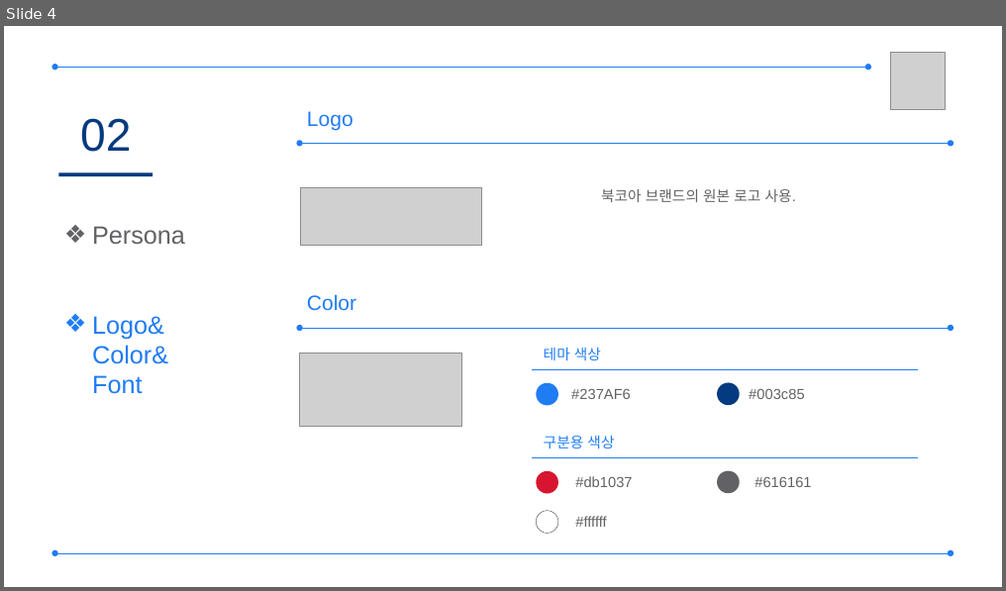
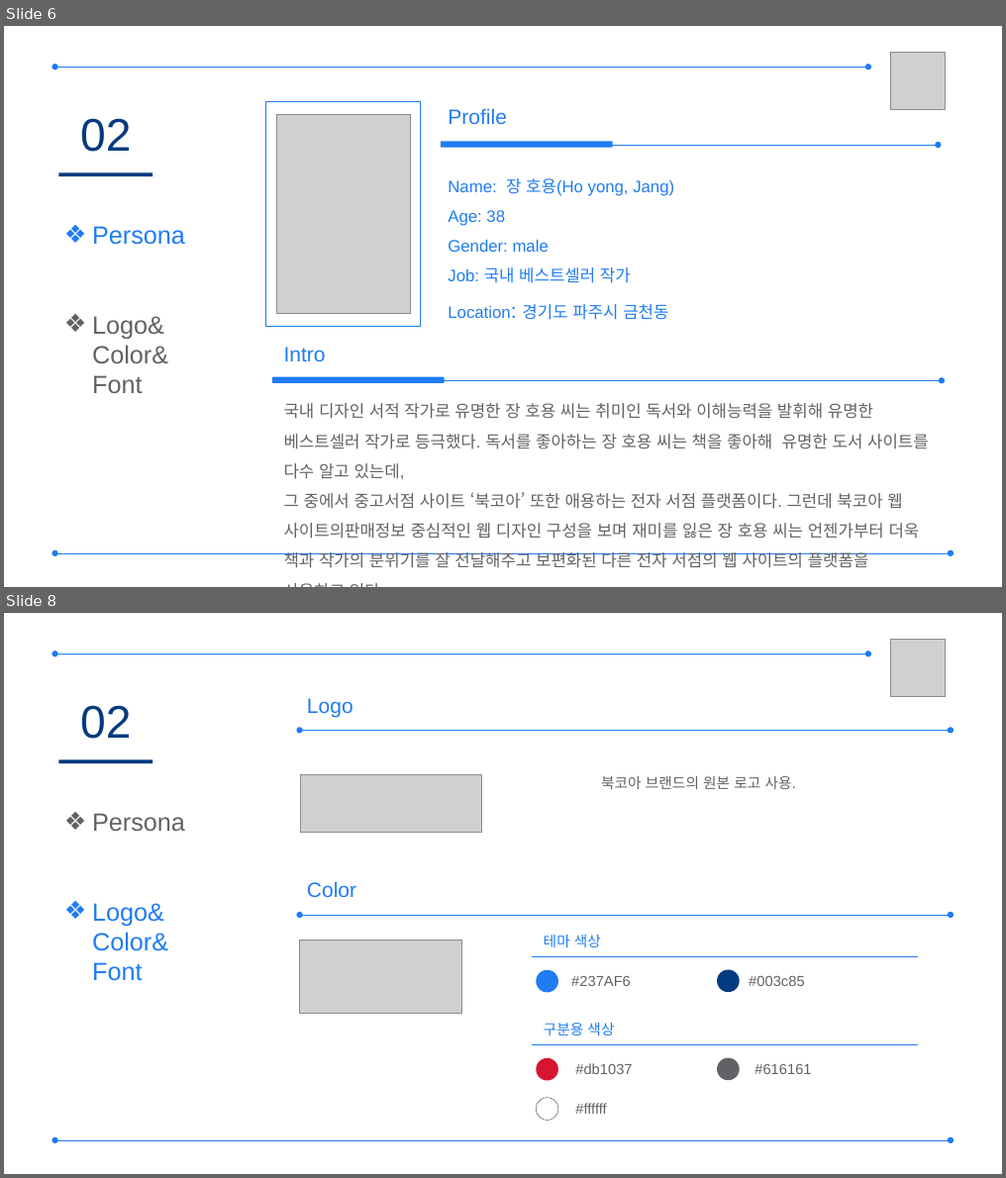
Before and after one commit to naisha855/Project_4, a slide deck: Plan/프레젠테이션1.pptx. Shown one above the other, each under a label of ours: slide 4 before the commit, slides 6 and 8 after it; the slides between them are not shown. The pictures are 1006x591 and 1006x1178 pixels, drawn with LibreOffice and Linux fonts; fonts in the diff are those of the drawing; grey boxes stand for pictures. Boxes give left, top, right and bottom in pixels: in the first picture for what was removed or moved away, otherwise in the second. Text is boxed around its words. In the diff, an @@ line names an element or a change of style, - is before the commit and + after.

```diff
--- a/Plan/프레젠테이션1.pptx
+++ b/Plan/프레젠테이션1.pptx
@@ slide 6 added at (4,26,1002,587), background #FFFFFF @@
@@ picture added at (891,52,945,110) @@
@@ double arrow added from (54, 68) to (868, 68), #1F7CF3 0.5 pt @@
@@ rectangle added at (266,102,421,326), outline #1F7CF3 1 pt @@
@@ text added at (448,108,507,124), 20 pt, text #1F7CF3 @@
+Profile
@@ text added at (80,118,131,152), 44 pt, text #043A7F @@
+02
@@ picture added at (277,115,411,313) @@
@@ rounded rectangle added at (441,141,613,148), fill #1F7CF3 @@
@@ rectangle added at (58,173,152,176), fill #043A7F @@
@@ arrow added from (441, 145) to (939, 145), #1F7CF3 0.5 pt @@
@@ text added at (448,178,674,320), 16 pt, text #1F7CF3 @@
+Name: 장 호용(Ho yong, Jang)
+Age: 38
+Gender: male
+Job: 국내 베스트셀러 작가
+Location: 경기도 파주시 금천동
@@ text added at (92,226,185,393), 24 pt, text #626266 @@
+❖ Persona
+❖ Logo& Color& Font
@@ text added at (284,347,326,363), 20 pt, text #1F7CF3 @@
+Intro
@@ arrow added from (272, 380) to (943, 380), #1F7CF3 0.5 pt @@
@@ rounded rectangle added at (272,377,445,383), fill #1F7CF3 @@
@@ text added at (284,403,929,569), 16 pt, text #626266 @@
+국내 디자인 서적 작가로 유명한 장 호용 씨는 취미인 독서와 이해능력을 발휘해 유명한 베스트셀러 작가로 등극했다. 독서를 좋아하는 장 호용 씨는 책을 좋아해 유명한 도서 사이트를 다수 알고 있는데,
+그 중에서 중고서점 사이트 ‘북코아’ 또한 애용하는 전자 서점 플랫폼이다. 그런데 북코아 웹 사이트의판매정보 중심적인 웹 디자인 구성을 보며 재미를 잃은 장 호용 씨는 언젠가부터 더욱 책과 작가의 분위기를 잘 전달해주고 보편화된 다른 전자 서점의 웹 사이트의 플랫폼을 사용하고 있다.
@@ double arrow added from (54, 554) to (951, 554), #1F7CF3 0.5 pt @@
@@ what was slide 4 is now slide 8 @@
```
Also in this commit, not shown: 2 slides changed, 8 other slides added, 1 slide removed, 2 other files.
